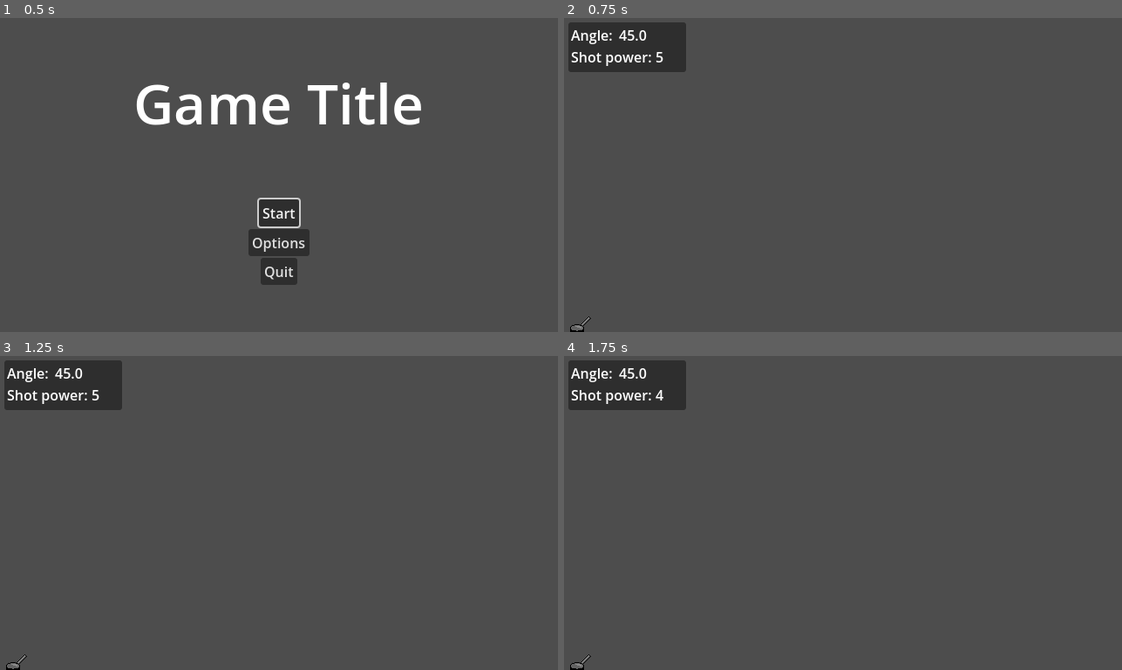
Above: before the commit, frames 1-4 (two rows, left to right).
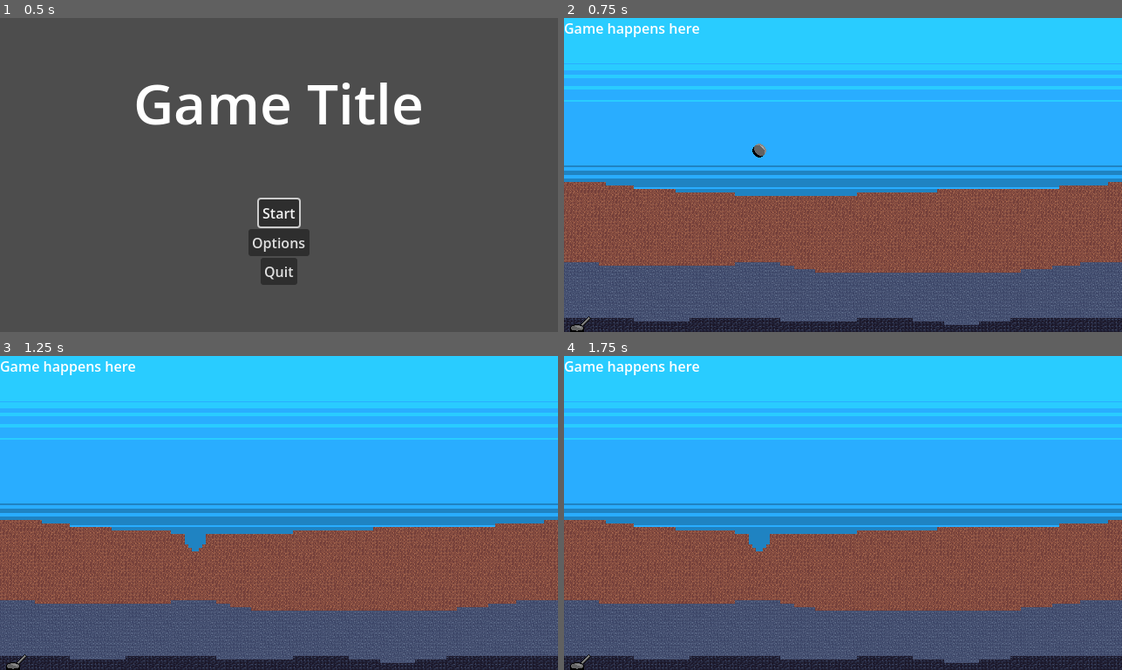
Above: after the commit, the same moments.

Repository: hunttis/ld-60
Game: Godot game, scene res://assets/scenes/master.tscn
Same seed, same stepped clock (60 frames per second), same inputs: the game is played once before the commit and once after it.
Inputs (mouse positions are in pixels of both pictures, inside the frame that each line leads up to):
- Up to frame 1 (0.5 s): no input
- Up to frame 2 (0.75 s): click "Start" at 0.5 s
- Up to frame 3 (1.25 s): no input
- Up to frame 4 (1.75 s): tap Enter at 1.25 s; move the mouse to (965, 497) at 1.27 s; tap Down (decrease_shot_power) at 1.35 s

Frame 1 is identical in both runs. In frame 2, 99% of the frame differs, in the area x 0-100%, y 0-100%; in frame 3, 99%; in frame 4, 99%.

Commit message:
enemy basics pretty much there

Diff:
--- /dev/null
+++ b/assets/debug_controls.gd
@@ -0,0 +1,24 @@
+class_name DebugControls extends Node2D
+
+@export var enemy_controller: EnemyController
+
+func _check_under_cursor():
+  global_position = get_global_mouse_position()
+
+
+func _process(_delta):
+  if Input.is_action_just_pressed("debug_click"):
+    var worldState = get_world_2d().direct_space_state
+    var query = PhysicsPointQueryParameters2D.new()
+    query.collision_mask = 2
+    query.collide_with_areas = true
+    query.position = get_global_mouse_position()
+    for collision in worldState.intersect_point(query):
+      if collision.collider is EnemyHurtbox:
+        (collision.collider as EnemyHurtbox).take_damage(5)
+
+  if Input.is_action_just_pressed("debug_spawn_basic_enemy"):
+    enemy_controller.spawn_basic_enemy()
+
+  if Input.is_action_just_pressed("debug_spawn_flying_enemy"):
+    enemy_controller.spawn_dark_flying_enemy()
--- /dev/null
+++ b/assets/scenes/enemies/components/enemy_move_component.gd
@@ -0,0 +1,8 @@
+class_name EnemyMoveLeftComponent extends EnemyComponent
+
+func _connect_signals() -> void:
+  enemy.before_move.connect(_move_to_target)
+
+func _move_to_target(delta: float) -> void:
+  enemy.velocity.x = -enemy.speed * delta
+  pass
--- a/assets/scenes/enemies/path_follow_component.gd
+++ b/assets/scenes/enemies/components/path_follow_component.gd
@@ -9,6 +9,7 @@
 
 func _follow_path(delta: float) -> void:
   if !path:
+    print_debug("No path set!")
     return
 
   var local_pos = path.to_local(enemy.global_position)
--- a/assets/scenes/enemies/enemy.gd
+++ b/assets/scenes/enemies/enemy.gd
@@ -4,21 +4,32 @@
 signal on_death()
 signal before_move(delta: float)
 
+@onready var sprite = $Sprite
+@onready var hurtbox = $EnemyHurtbox/Hurtbox
+@onready var collision = $Collision
 
 @export var speed: float = 400.0
 @export var max_health: float
+@export var sprite_frames: SpriteFrames
 
 var health: float
 var current_speed: float
 
 func _ready():
   health = max_health
+  sprite.sprite_frames = sprite_frames
+  sprite.play("default")
+  var collider_shape = RectangleShape2D.new()
+  var hurtbox_shape = RectangleShape2D.new()
+  hurtbox_shape.size = sprite_frames.get_frame_texture("default",0).get_size()
+  collider_shape.size = sprite_frames.get_frame_texture("default",0).get_size()
+  hurtbox.shape = hurtbox_shape
+  collision.shape = collider_shape
 
-static func create(_speed: float, _max_health: float, _armor: float) -> Enemy:
+static func create(_speed: float, _max_health: float) -> Enemy:
   var enemy: Enemy = load("res://assets/scenes/enemies/enemy.tscn").instantiate()
   enemy.speed = _speed
   enemy.max_health = _max_health
-  enemy.health = _max_health
   return enemy
 
 func take_damage(damage: float) -> void:
--- a/assets/scenes/enemies/enemy.tscn
+++ b/assets/scenes/enemies/enemy.tscn
@@ -1,26 +1,15 @@
 [gd_scene format=3 uid="uid://dea1cuynti57b"]
 
 [ext_resource type="Script" uid="uid://bggs8w5cdy3lq" path="res://assets/scenes/enemies/enemy.gd" id="1_hlggj"]
-[ext_resource type="Texture2D" uid="uid://dnsmfl1382bs7" path="res://icon.svg" id="3_0jl15"]
-[ext_resource type="Script" uid="uid://ihre61ce1x8l" path="res://assets/scenes/enemies/enemy_hurtbox.gd" id="3_jitnm"]
-
-[sub_resource type="RectangleShape2D" id="RectangleShape2D_dis88"]
-size = Vector2(30, 28)
-
-[sub_resource type="RectangleShape2D" id="RectangleShape2D_a648p"]
-size = Vector2(30, 28)
+[ext_resource type="SpriteFrames" uid="uid://bvk1o5nld8c07" path="res://assets/scenes/enemies/sprites/light_flying_enemy_sprite_frames.tres" id="3_0jl15"]
+[ext_resource type="Script" uid="uid://ihre61ce1x8l" path="res://assets/scenes/enemies/components/enemy_hurtbox.gd" id="3_jitnm"]
 
 [node name="Enemy" type="CharacterBody2D" unique_id=1274839022]
 collision_layer = 2
 collision_mask = 13
 script = ExtResource("1_hlggj")
 
-[node name="CollisionShape2D" type="CollisionShape2D" parent="." unique_id=1538612608]
-shape = SubResource("RectangleShape2D_dis88")
-
-[node name="Sprite2D" type="Sprite2D" parent="." unique_id=524089430]
-scale = Vector2(0.19999939, 0.19999939)
-texture = ExtResource("3_0jl15")
+[node name="Collision" type="CollisionShape2D" parent="." unique_id=1538612608]
 
 [node name="EnemyHurtbox" type="Area2D" parent="." unique_id=232993816]
 collision_layer = 2
@@ -28,5 +17,8 @@
 monitoring = false
 script = ExtResource("3_jitnm")
 
-[node name="CollisionShape2D" type="CollisionShape2D" parent="EnemyHurtbox" unique_id=1232385776]
-shape = SubResource("RectangleShape2D_a648p")
+[node name="Hurtbox" type="CollisionShape2D" parent="EnemyHurtbox" unique_id=1232385776]
+
+[node name="Sprite" type="AnimatedSprite2D" parent="." unique_id=1637856193]
+sprite_frames = ExtResource("3_0jl15")
+frame_progress = 0.78093696
--- a/assets/scenes/enemies/enemyTestScene.tscn
+++ b/assets/scenes/enemies/enemyTestScene.tscn
@@ -1,39 +1,24 @@
 [gd_scene format=3 uid="uid://dwfw6ewal4kyl"]
 
-[ext_resource type="Script" uid="uid://dltqjt6lyce1l" path="res://assets/scenes/enemies/enemy_test_scene.gd" id="1_4vfpt"]
-[ext_resource type="PackedScene" uid="uid://dea1cuynti57b" path="res://assets/scenes/enemies/enemy.tscn" id="1_l0exn"]
 [ext_resource type="PackedScene" uid="uid://caks8edhjdicg" path="res://assets/scenes/test/tilemap.tscn" id="1_qvhpf"]
-[ext_resource type="Script" uid="uid://dpno1fwsd4gyo" path="res://assets/scenes/enemies/path_follow_component.gd" id="2_utx77"]
-[ext_resource type="Script" uid="uid://cpxp33tah80dw" path="res://assets/components/gravity_component.gd" id="4_06bu4"]
-
-[sub_resource type="Curve2D" id="Curve2D_qvhpf"]
-_data = {
-"points": PackedVector2Array(0, 0, 0, 0, 452, 76, 0, 0, 0, 0, -163, 78)
-}
-point_count = 2
+[ext_resource type="PackedScene" uid="uid://btbkcqbt07nyh" path="res://assets/scenes/enemies/enemy_controller.tscn" id="3_qvhpf"]
+[ext_resource type="Script" uid="uid://c4j78f276ibob" path="res://assets/debug_controls.gd" id="4_06bu4"]
 
 [node name="EnemyTestScene" type="Node2D" unique_id=204612694]
-script = ExtResource("1_4vfpt")
 
 [node name="Tilemap" parent="." unique_id=397394120 instance=ExtResource("1_qvhpf")]
 
-[node name="Enemy" parent="." unique_id=1274839022 instance=ExtResource("1_l0exn")]
-position = Vector2(619, 156)
-speed = 1400.0
-max_health = 10.0
+[node name="EnemyController" parent="." unique_id=709279803 node_paths=PackedStringArray("walker_spawn", "flyer_spawn") instance=ExtResource("3_qvhpf")]
+walker_spawn = NodePath("walker")
+flyer_spawn = NodePath("flyer")
 
-[node name="PathFollowComponent" type="Node" parent="Enemy" unique_id=1828356864 node_paths=PackedStringArray("path")]
-script = ExtResource("2_utx77")
-path = NodePath("../../Path2D")
-metadata/_custom_type_script = "uid://dpno1fwsd4gyo"
+[node name="walker" type="Node2D" parent="EnemyController" unique_id=1649990315]
+position = Vector2(636, 175)
 
-[node name="GravityComponent" type="Node" parent="Enemy" unique_id=1935523499]
+[node name="flyer" type="Node2D" parent="EnemyController" unique_id=1738881928]
+position = Vector2(615, 64)
+
+[node name="DebugControls" type="Node2D" parent="." unique_id=1523369178 node_paths=PackedStringArray("enemy_controller")]
 script = ExtResource("4_06bu4")
-metadata/_custom_type_script = "uid://cpxp33tah80dw"
-
-[node name="Path2D" type="Path2D" parent="." unique_id=1375050414]
-position = Vector2(181, 104)
-curve = SubResource("Curve2D_qvhpf")
-
-[node name="EnemyTarget" type="Node2D" parent="." unique_id=760296337]
-position = Vector2(36, 26)
+enemy_controller = NodePath("../EnemyController")
+metadata/_custom_type_script = "uid://c4j78f276ibob"
--- /dev/null
+++ b/assets/scenes/enemies/enemy_controller.gd
@@ -0,0 +1,43 @@
+class_name EnemyController extends Node
+
+signal enemy_died(enemy: Enemy)
+
+@export var spawner: EnemySpawner
+@export var walker_spawn: Node2D
+@export var flyer_spawn: Node2D
+@export_range(0,50,1) var flyer_spawn_variance: int = 20
+@export_range(0.0, 1.0) var speed_variance: float = 0.15
+
+@export_group("Basic Enemy")
+@export var basic_speed: float = 400.0
+@export var basic_max_health: float = 10.0
+@export var basic_sprite_frames: SpriteFrames = preload("res://assets/scenes/enemies/sprites/basic_enemy_sprite_frames.tres")
+
+@export_group("Light Flying Enemy")
+@export var light_flying_speed: float = 500.0
+@export var light_flying_max_health: float = 5.0
+@export var light_flying_sprite_frames: SpriteFrames = preload("res://assets/scenes/enemies/sprites/light_flying_enemy_sprite_frames.tres")
+
+@export_group("Dark Flying Enemy")
+@export var dark_flying_speed: float = 350.0
+@export var dark_flying_max_health: float = 15.0
+@export var dark_flying_sprite_frames: SpriteFrames = preload("res://assets/scenes/enemies/sprites/dark_flying_enemy_sprite_frames.tres")
+
+func _ready() -> void:
+  spawner.controller = self
+
+func spawn_basic_enemy() -> void:
+  _add_enemy(spawner.spawn_basic_enemy())
+
+func spawn_dark_flying_enemy() -> void:
+  _add_enemy(spawner.spawn_dark_flying_enemy())
+
+func spawn_light_flying_enemy() -> void:
+  _add_enemy(spawner.spawn_light_flying_enemy())
+
+func _add_enemy(enemy: Enemy) -> void:
+  add_child(enemy)
+  enemy.on_death.connect(_on_enemy_death.bind(enemy))
+
+func _on_enemy_death(enemy: Enemy) -> void:
+  enemy_died.emit(enemy)
--- /dev/null
+++ b/assets/scenes/enemies/enemy_controller.tscn
@@ -0,0 +1,13 @@
+[gd_scene format=3 uid="uid://btbkcqbt07nyh"]
+
+[ext_resource type="Script" uid="uid://bcrfh0uhh80nn" path="res://assets/scenes/enemies/enemy_controller.gd" id="1_e3ats"]
+[ext_resource type="Script" uid="uid://crtf23knq678x" path="res://assets/scenes/enemies/enemy_spawner.gd" id="2_gl5u6"]
+
+[node name="EnemyController" type="Node" unique_id=709279803 node_paths=PackedStringArray("spawner")]
+script = ExtResource("1_e3ats")
+spawner = NodePath("EnemySpawner")
+metadata/_custom_type_script = "uid://bcrfh0uhh80nn"
+
+[node name="EnemySpawner" type="Node" parent="." unique_id=935878156]
+script = ExtResource("2_gl5u6")
+metadata/_custom_type_script = "uid://crtf23knq678x"
--- /dev/null
+++ b/assets/scenes/enemies/enemy_spawner.gd
@@ -0,0 +1,33 @@
+class_name EnemySpawner extends Node
+
+# Set by the EnemyController, which holds all the enemy settings
+var controller: EnemyController
+
+func spawn_basic_enemy() -> Enemy:
+  var enemy := _create(controller.basic_speed, controller.basic_max_health, controller.basic_sprite_frames)
+  enemy.add_child(GravityComponent.new())
+  return _spawn(enemy, controller.walker_spawn.global_position)
+
+func spawn_light_flying_enemy() -> Enemy:
+  var enemy := _create(controller.light_flying_speed, controller.light_flying_max_health, controller.light_flying_sprite_frames)
+  return _spawn_flyer(enemy)
+
+func spawn_dark_flying_enemy() -> Enemy:
+  var enemy := _create(controller.dark_flying_speed, controller.dark_flying_max_health, controller.dark_flying_sprite_frames)
+  return _spawn_flyer(enemy)
+
+func _create(speed: float, max_health: float, sprite_frames: SpriteFrames) -> Enemy:
+  var variance := controller.speed_variance
+  var enemy := Enemy.create(speed * randf_range(1.0 - variance, 1.0 + variance), max_health)
+  enemy.sprite_frames = sprite_frames
+  var move_component = EnemyMoveLeftComponent.new()
+  enemy.add_child(move_component)
+  return enemy
+
+func _spawn_flyer(enemy: Enemy) -> Enemy:
+  var spawn_pos_y = controller.flyer_spawn.global_position.y + randf_range(-controller.flyer_spawn_variance, controller.flyer_spawn_variance)
+  return _spawn(enemy, Vector2(controller.flyer_spawn.global_position.x, spawn_pos_y))
+
+func _spawn(enemy: Enemy, spawn_point: Vector2) -> Enemy:
+  enemy.global_position = spawn_point
+  return enemy
--- a/assets/scenes/enemies/enemy_test_scene.gd
+++ b/assets/scenes/enemies/enemy_test_scene.gd
@@ -1,4 +1,5 @@
 extends Node2D
+@onready var enemy_controller: EnemyController = $EnemyController
 
 func _check_under_cursor():
   global_position = get_global_mouse_position()
@@ -14,3 +15,9 @@
     for collision in worldState.intersect_point(query):
       if collision.collider is EnemyHurtbox:
         (collision.collider as EnemyHurtbox).take_damage(5)
+
+  if Input.is_action_just_pressed("debug_spawn_basic_enemy"):
+    enemy_controller.spawn_basic_enemy()
+
+  if Input.is_action_just_pressed("debug_spawn_flying_enemy"):
+    enemy_controller.spawn_dark_flying_enemy()
--- /dev/null
+++ b/assets/scenes/enemies/sprites/basic_enemy_sprite_frames.tres
@@ -0,0 +1,39 @@
+[gd_resource type="SpriteFrames" format=3 uid="uid://82rcfyj3w3aq"]
+
+[ext_resource type="Texture2D" uid="uid://dp78cll004uht" path="res://assets/images/enemy-small.png" id="1_q6u0p"]
+
+[sub_resource type="AtlasTexture" id="AtlasTexture_2hh44"]
+atlas = ExtResource("1_q6u0p")
+region = Rect2(0, 0, 8, 8)
+
+[sub_resource type="AtlasTexture" id="AtlasTexture_omtoc"]
+atlas = ExtResource("1_q6u0p")
+region = Rect2(8, 0, 8, 8)
+
+[sub_resource type="AtlasTexture" id="AtlasTexture_fckmm"]
+atlas = ExtResource("1_q6u0p")
+region = Rect2(16, 0, 8, 8)
+
+[sub_resource type="AtlasTexture" id="AtlasTexture_3ab2k"]
+atlas = ExtResource("1_q6u0p")
+region = Rect2(24, 0, 8, 8)
+
+[resource]
+animations = [{
+"frames": [{
+"duration": 1.0,
+"texture": SubResource("AtlasTexture_2hh44")
+}, {
+"duration": 1.0,
+"texture": SubResource("AtlasTexture_omtoc")
+}, {
+"duration": 1.0,
+"texture": SubResource("AtlasTexture_fckmm")
+}, {
+"duration": 1.0,
+"texture": SubResource("AtlasTexture_3ab2k")
+}],
+"loop": 1,
+"name": &"default",
+"speed": 10.0
+}]
--- /dev/null
+++ b/assets/scenes/enemies/sprites/dark_flying_enemy_sprite_frames.tres
@@ -0,0 +1,39 @@
+[gd_resource type="SpriteFrames" format=3 uid="uid://vpcj7csl55tp"]
+
+[ext_resource type="Texture2D" uid="uid://gij73lx578iy" path="res://assets/images/enemy-flying.png" id="1_bku4s"]
+
+[sub_resource type="AtlasTexture" id="AtlasTexture_emqad"]
+atlas = ExtResource("1_bku4s")
+region = Rect2(0, 0, 8, 8)
+
+[sub_resource type="AtlasTexture" id="AtlasTexture_jhbbr"]
+atlas = ExtResource("1_bku4s")
+region = Rect2(8, 0, 8, 8)
+
+[sub_resource type="AtlasTexture" id="AtlasTexture_rgoa6"]
+atlas = ExtResource("1_bku4s")
+region = Rect2(16, 0, 8, 8)
+
+[sub_resource type="AtlasTexture" id="AtlasTexture_xy686"]
+atlas = ExtResource("1_bku4s")
+region = Rect2(24, 0, 8, 8)
+
+[resource]
+animations = [{
+"frames": [{
+"duration": 1.0,
+"texture": SubResource("AtlasTexture_emqad")
+}, {
+"duration": 1.0,
+"texture": SubResource("AtlasTexture_jhbbr")
+}, {
+"duration": 1.0,
+"texture": SubResource("AtlasTexture_rgoa6")
+}, {
+"duration": 1.0,
+"texture": SubResource("AtlasTexture_xy686")
+}],
+"loop": 1,
+"name": &"default",
+"speed": 10.0
+}]
--- /dev/null
+++ b/assets/scenes/enemies/sprites/light_flying_enemy_sprite_frames.tres
@@ -0,0 +1,39 @@
+[gd_resource type="SpriteFrames" format=3 uid="uid://bvk1o5nld8c07"]
+
+[ext_resource type="Texture2D" uid="uid://gij73lx578iy" path="res://assets/images/enemy-flying.png" id="1_rql2n"]
+
+[sub_resource type="AtlasTexture" id="AtlasTexture_583je"]
+atlas = ExtResource("1_rql2n")
+region = Rect2(32, 0, 8, 8)
+
+[sub_resource type="AtlasTexture" id="AtlasTexture_16b3b"]
+atlas = ExtResource("1_rql2n")
+region = Rect2(40, 0, 8, 8)
+
+[sub_resource type="AtlasTexture" id="AtlasTexture_yjeaf"]
+atlas = ExtResource("1_rql2n")
+region = Rect2(48, 0, 8, 8)
+
+[sub_resource type="AtlasTexture" id="AtlasTexture_tuii5"]
+atlas = ExtResource("1_rql2n")
+region = Rect2(56, 0, 8, 8)
+
+[resource]
+animations = [{
+"frames": [{
+"duration": 1.0,
+"texture": SubResource("AtlasTexture_583je")
+}, {
+"duration": 1.0,
+"texture": SubResource("AtlasTexture_16b3b")
+}, {
+"duration": 1.0,
+"texture": SubResource("AtlasTexture_yjeaf")
+}, {
+"duration": 1.0,
+"texture": SubResource("AtlasTexture_tuii5")
+}],
+"loop": 1,
+"name": &"default",
+"speed": 10.0
+}]
--- a/assets/scenes/game.tscn
+++ b/assets/scenes/game.tscn
@@ -1,7 +1,10 @@
 [gd_scene format=3 uid="uid://41ihcei70jgf"]
 
+[ext_resource type="PackedScene" uid="uid://caks8edhjdicg" path="res://assets/scenes/test/tilemap.tscn" id="1_5gf0t"]
 [ext_resource type="PackedScene" uid="uid://c4rilst8won7a" path="res://assets/scenes/player/player.tscn" id="1_cb66b"]
 [ext_resource type="Script" uid="uid://c86vwo6cckj2k" path="res://assets/scenes/game.gd" id="1_dis88"]
+[ext_resource type="PackedScene" uid="uid://btbkcqbt07nyh" path="res://assets/scenes/enemies/enemy_controller.tscn" id="2_cb5na"]
+[ext_resource type="Script" uid="uid://c4j78f276ibob" path="res://assets/debug_controls.gd" id="4_cb5na"]
 
 [sub_resource type="TileSet" id="TileSet_a648p"]
 
@@ -46,8 +49,30 @@
 offset_right = 130.0
 offset_bottom = 53.0
 
+[node name="Terrain" parent="." unique_id=397394120 instance=ExtResource("1_5gf0t")]
+
+[node name="EnemyController" parent="." unique_id=709279803 node_paths=PackedStringArray("walker_spawn", "flyer_spawn") instance=ExtResource("2_cb5na")]
+walker_spawn = NodePath("WalkerSpawn")
+flyer_spawn = NodePath("FlyerSpawn")
+
+[node name="WalkerSpawn" type="Node2D" parent="EnemyController" unique_id=2118882105]
+position = Vector2(637, 175)
+
+[node name="FlyerSpawn" type="Node2D" parent="EnemyController" unique_id=540621942]
+position = Vector2(698, 63)
+
+[node name="RemoveMeLabel" type="Label" parent="." unique_id=2071767456]
+offset_right = 156.0
+offset_bottom = 23.0
+text = "Game happens here"
+
 [node name="Player" parent="." unique_id=71792886 instance=ExtResource("1_cb66b")]
 position = Vector2(15, 360)
 
 [node name="TileMapLayer" type="TileMapLayer" parent="." unique_id=993401657]
 tile_set = SubResource("TileSet_a648p")
+
+[node name="DebugControls" type="Node2D" parent="." unique_id=599521625 node_paths=PackedStringArray("enemy_controller")]
+script = ExtResource("4_cb5na")
+enemy_controller = NodePath("../EnemyController")
+metadata/_custom_type_script = "uid://c4j78f276ibob"
--- a/project.godot
+++ b/project.godot
@@ -29,6 +29,11 @@
 
 [input]
 
+debug_click={
+"deadzone": 0.2,
+"events": [Object(InputEventMouseButton,"resource_local_to_scene":false,"resource_name":"","device":-1,"window_id":0,"alt_pressed":false,"shift_pressed":false,"ctrl_pressed":false,"meta_pressed":false,"button_mask":0,"position":Vector2(0, 0),"global_position":Vector2(0, 0),"factor":1.0,"button_index":1,"canceled":false,"pressed":false,"double_click":false,"script":null)
+]
+}
 lower_cannon_angle={
 "deadzone": 0.2,
 "events": [Object(InputEventKey,"resource_local_to_scene":false,"resource_name":"","device":-1,"window_id":0,"alt_press …(195 unchanged characters)…
@@ -53,9 +58,14 @@
 , Object(InputEventKey,"resource_local_to_scene":false,"resource_name":"","device":-1,"window_id":0,"alt_pressed":false …(183 unchanged characters)…
 ]
 }
-debug_click={
+debug_spawn_basic_enemy={
 "deadzone": 0.2,
-"events": [Object(InputEventMouseButton,"resource_local_to_scene":false,"resource_name":"","device":-1,"window_id":0,"alt_pressed":false,"shift_pressed":false,"ctrl_pressed":false,"meta_pressed":false,"button_mask":0,"position":Vector2(0, 0),"global_position":Vector2(0, 0),"factor":1.0,"button_index":1,"canceled":false,"pressed":false,"double_click":false,"script":null)
+"events": [Object(InputEventKey,"resource_local_to_scene":false,"resource_name":"","device":-1,"window_id":0,"alt_pressed":false,"shift_pressed":false,"ctrl_pressed":true,"meta_pressed":false,"pressed":false,"keycode":0,"physical_keycode":49,"key_label":0,"unicode":0,"location":0,"echo":false,"script":null)
+]
+}
+debug_spawn_flying_enemy={
+"deadzone": 0.2,
+"events": [Object(InputEventKey,"resource_local_to_scene":false,"resource_name":"","device":-1,"window_id":0,"alt_pressed":false,"shift_pressed":false,"ctrl_pressed":true,"meta_pressed":false,"pressed":false,"keycode":0,"physical_keycode":50,"key_label":0,"unicode":0,"location":0,"echo":false,"script":null)
 ]
 }
 
Not shown, added: assets/debug_controls.gd.uid
Renamed: assets/scenes/enemies/enemy_component.gd -> assets/scenes/enemies/components/enemy_component.gd
Renamed: assets/scenes/enemies/enemy_component.gd.uid -> assets/scenes/enemies/components/enemy_component.gd.uid
Renamed: assets/scenes/enemies/enemy_hurtbox.gd -> assets/scenes/enemies/components/enemy_hurtbox.gd
Renamed: assets/scenes/enemies/enemy_hurtbox.gd.uid -> assets/scenes/enemies/components/enemy_hurtbox.gd.uid
Not shown, added: assets/scenes/enemies/components/enemy_move_component.gd.uid
Renamed: assets/scenes/enemies/path_follow_component.gd.uid -> assets/scenes/enemies/components/path_follow_component.gd.uid
Not shown, added: assets/scenes/enemies/enemy_controller.gd.uid
Not shown, added: assets/scenes/enemies/enemy_spawner.gd.uid
